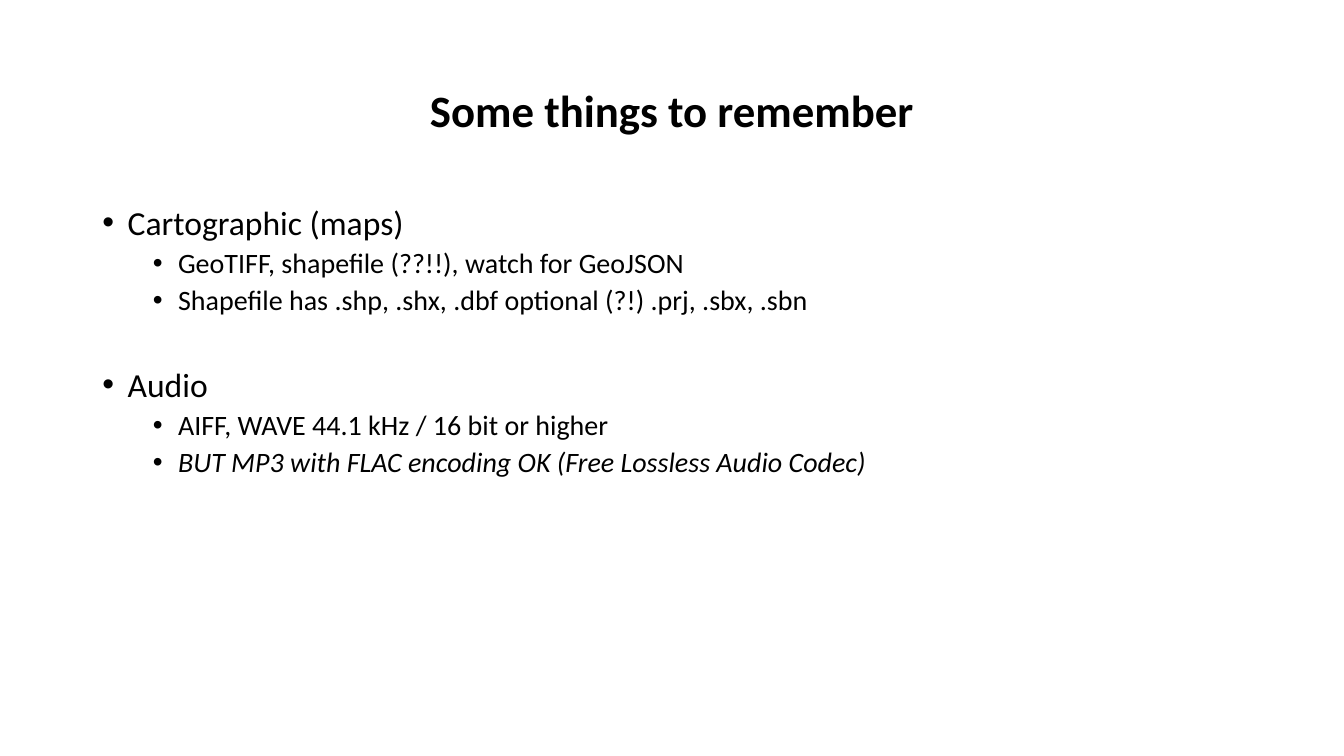
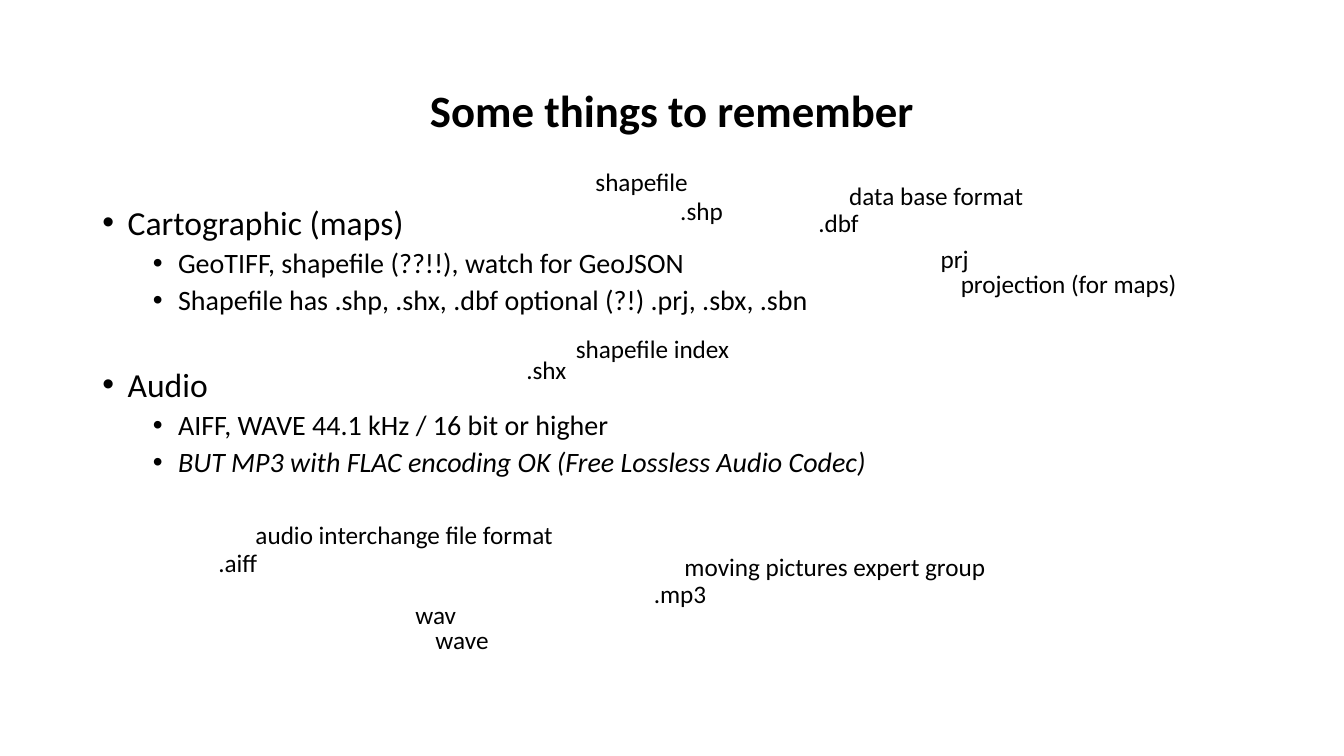
Before and after one commit to tibbben/teaching.data.literacy, a slide deck: slide 11 of UM_DataManagementClass/Lessons/03/03_secondMeeting.pptx (slide 10 before the commit). Drawn at 1344x756 pixels with LibreOffice and Linux fonts; fonts in the diff are those of the drawing. Boxes give left, top, right and bottom in pixels: in the first picture for what was removed or moved away, otherwise in the second. Text is boxed around its words. In the diff, an @@ line names an element or a change of style, - is before the commit and + after.

```diff
--- a/UM_DataManagementClass/Lessons/03/03_secondMeeting.pptx
+++ b/UM_DataManagementClass/Lessons/03/03_secondMeeting.pptx
@@ text added at (x1=595, y1=173, x2=687, y2=195), 18 pt, text #000000 @@
+shapefile
@@ text added at (x1=680, y1=202, x2=723, y2=224), 18 pt, text #000000 @@
+.shp
@@ text added at (x1=849, y1=187, x2=1023, y2=205), 18 pt, text #000000 @@
+data base format
@@ text added at (x1=818, y1=214, x2=858, y2=232), 18 pt, text #000000 @@
+.dbf
@@ text added at (x1=941, y1=250, x2=969, y2=273), 18 pt, text #000000 @@
+prj
@@ text added at (x1=961, y1=272, x2=1177, y2=298), 18 pt, text #000000 @@
+projection (for maps)
@@ text added at (x1=576, y1=340, x2=729, y2=362), 18 pt, text #000000 @@
+shapefile index
@@ text added at (x1=526, y1=361, x2=566, y2=380), 18 pt, text #000000 @@
+.shx
@@ text added at (x1=255, y1=526, x2=553, y2=549), 18 pt, text #000000 @@
+audio interchange file format
@@ text added at (x1=218, y1=554, x2=257, y2=572), 18 pt, text #000000 @@
+.aiff
@@ text added at (x1=684, y1=558, x2=985, y2=581), 18 pt, text #000000 @@
+moving pictures expert group
@@ text added at (x1=654, y1=586, x2=706, y2=607), 18 pt, text #000000 @@
+.mp3
@@ text added at (x1=415, y1=611, x2=456, y2=625), 18 pt, text #000000 @@
+wav
@@ text added at (x1=435, y1=636, x2=488, y2=650), 18 pt, text #000000 @@
+wave
```
Also in this commit, not shown: 3 other slides changed, 8 slides added, 1 other file.
